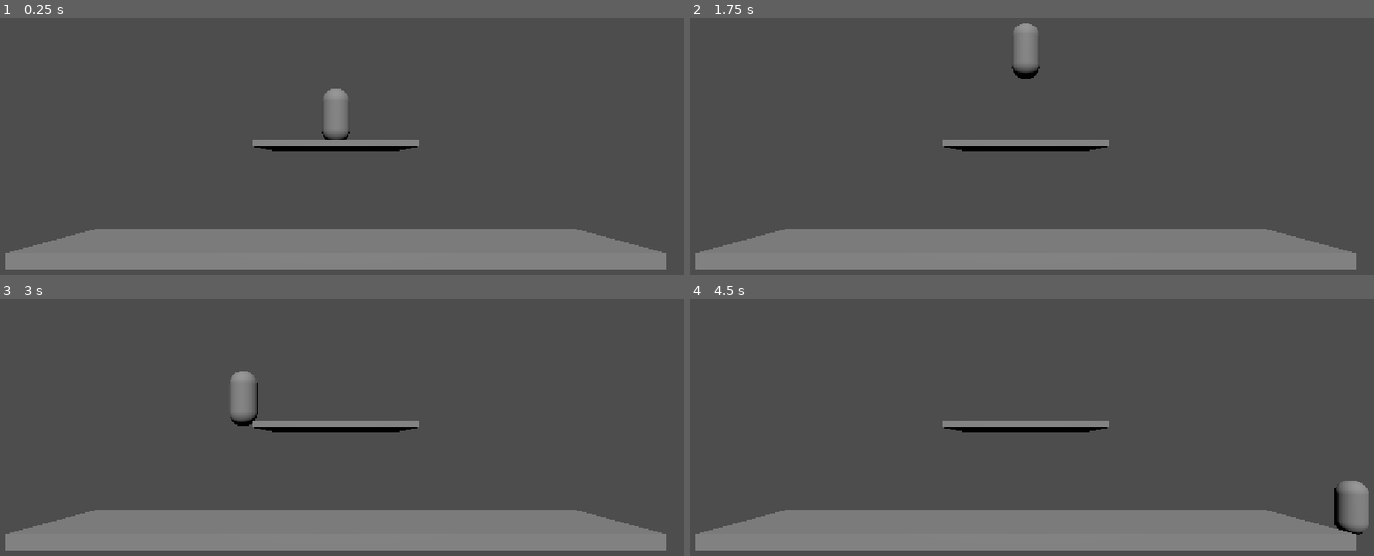
Above: before the commit, frames 1-4 (two rows, left to right).
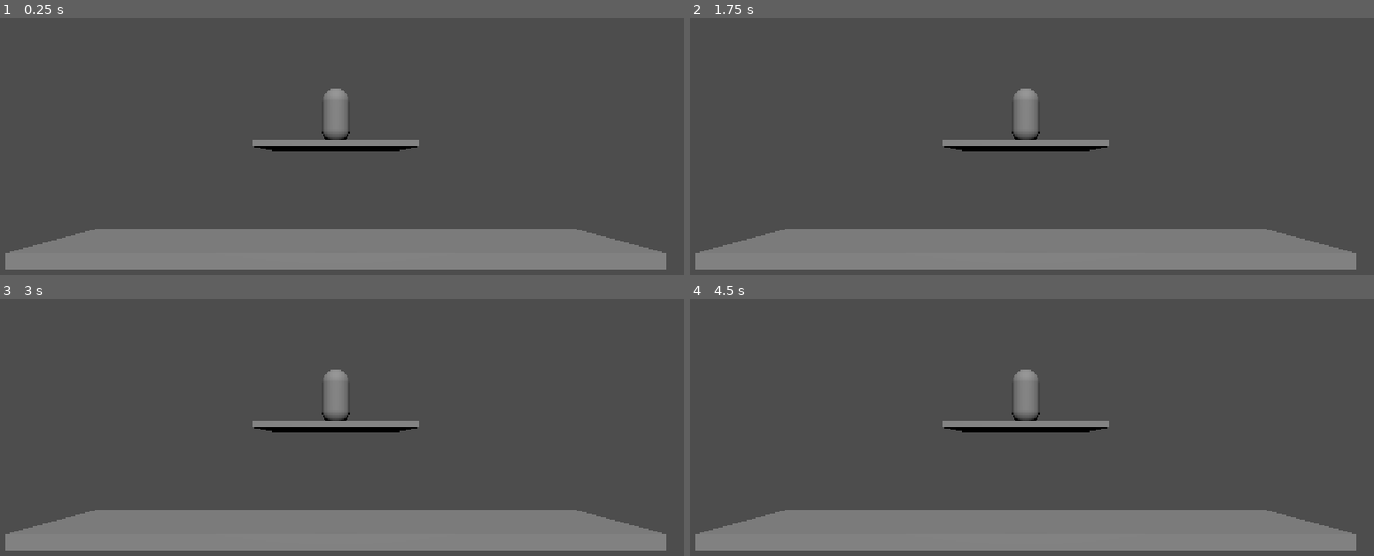
Above: after the commit, the same moments.

Repository: Verymadlibrarian/aura-sniffeur
Game: Godot game, scene res://Scenes/stage.tscn
Same seed, same stepped clock (60 frames per second), same inputs: the game is played once before the commit and once after it.
Inputs:
- Up to frame 1 (0.25 s): no input
- Up to frame 2 (1.75 s): tap Enter at 0.5 s; hold Shift (Bumper, bound only after the commit) 0.53-1.28 s; tap Space (jamp) at 0.6, 1.55 s; tap Shift (Bumper, bound only after the commit) at 1.35 s
- Up to frame 3 (3 s): hold Shift (Bumper, bound only after the commit) 2.03-2.78 s; tap Space (jamp) at 2.1 s; tap A (move_letf) at 2.85 s
- Up to frame 4 (4.5 s): tap Space (jamp) at 3.05 s; hold D (move_ritgh) 3.53-4.28 s; tap Shift (Bumper, bound only after the commit) at 3.8, 4.35 s

The runs differ from the first frame. In frame 1, less than 0.1% of the frame differs, in the area x 47-51%, y 30-47%; in frame 2, 1.2%; in frame 3, 1.2%; in frame 4, 1.4%, in the area x 47-100%, y 27-92%.

Commit message:
anims but en fait non + thomas a fait s'envoler la ville

Diff:
--- a/Scenes/perso_1.tscn
+++ b/Scenes/perso_1.tscn
@@ -13,12 +13,126 @@
 [ext_resource type="Script" uid="uid://dq4ysd66st3td" path="res://Scripts/init_jump.gd" id="10_snb1k"]
 [ext_resource type="Script" uid="uid://b6yqrost1dcj7" path="res://Scripts/dash.gd" id="11_hgu2h"]
 [ext_resource type="Script" uid="uid://cpf7pbb3pvnsh" path="res://Scripts/run_turn.gd" id="12_58y86"]
+[ext_resource type="Script" uid="uid://cmham1isu3sq2" path="res://Scripts/shield.gd" id="13_6kw3d"]
 
 [sub_resource type="CapsuleShape3D" id="CapsuleShape3D_r2bk4"]
+radius = 0.0005
 
 [sub_resource type="CapsuleMesh" id="CapsuleMesh_r2bk4"]
+radius = 0.4925
+
+[sub_resource type="Animation" id="Animation_7ynoy"]
+resource_name = "Dash"
+length = 0.001
+tracks/0/type = "rotation_3d"
+tracks/0/imported = false
+tracks/0/enabled = true
+tracks/0/path = NodePath(".")
+tracks/0/interp = 1
+tracks/0/loop_wrap = true
+tracks/0/keys = PackedFloat32Array(0, 1, 0, 0, -0.48027962, 0.87711537, 1, 1, 0, 0, -0.48027962, 0.87711537)
+
+[sub_resource type="Animation" id="Animation_58y86"]
+resource_name = "Idle"
+length = 0.001
+tracks/0/type = "rotation_3d"
+tracks/0/imported = false
+tracks/0/enabled = true
+tracks/0/path = NodePath(".")
+tracks/0/interp = 1
+tracks/0/loop_wrap = true
+tracks/0/keys = PackedFloat32Array(0, 1, 0, 0, 0, 1, 1, 1, 0, 0, 0, 1)
+
+[sub_resource type="Animation" id="Animation_oh84v"]
+resource_name = "InAir"
+tracks/0/type = "rotation_3d"
+tracks/0/imported = false
+tracks/0/enabled = true
+tracks/0/path = NodePath(".")
+tracks/0/interp = 1
+tracks/0/loop_wrap = true
+tracks/0/keys = PackedFloat32Array()
+
+[sub_resource type="Animation" id="Animation_1vjxo"]
+resource_name = "Init_Jump"
+length = 0.1
+tracks/0/type = "rotation_3d"
+tracks/0/imported = false
+tracks/0/enabled = true
+tracks/0/path = NodePath(".")
+tracks/0/interp = 1
+tracks/0/loop_wrap = true
+tracks/0/keys = PackedFloat32Array(0, 1, 0, 0, 0, 1, 0.1, 1, 0, 0, 0, 1)
+tracks/1/type = "value"
+tracks/1/imported = false
+tracks/1/enabled = true
+tracks/1/path = NodePath("Hitbox/MeshInstance3D:mesh:height")
+tracks/1/interp = 1
+tracks/1/loop_wrap = true
+tracks/1/keys = {
+"times": PackedFloat32Array(0, 0.06666667, 0.09989602),
+"transitions": PackedFloat32Array(1, 1, 1),
+"update": 0,
+"values": [1.0, 1.0, 2.0]
+}
+
+[sub_resource type="Animation" id="Animation_6nig3"]
+length = 0.001
+tracks/0/type = "rotation_3d"
+tracks/0/imported = false
+tracks/0/enabled = true
+tracks/0/path = NodePath(".")
+tracks/0/interp = 1
+tracks/0/loop_wrap = true
+tracks/0/keys = PackedFloat32Array(0, 1, 0, 0, -0.09950329, 0.9950372)
+tracks/1/type = "value"
+tracks/1/imported = false
+tracks/1/enabled = true
+tracks/1/path = NodePath("Hitbox/MeshInstance3D:mesh:height")
+tracks/1/interp = 1
+tracks/1/loop_wrap = true
+tracks/1/keys = {
+"times": PackedFloat32Array(0),
+"transitions": PackedFloat32Array(1),
+"update": 0,
+"values": [2.0]
+}
+
+[sub_resource type="Animation" id="Animation_or40g"]
+resource_name = "Run"
+length = 0.001
+tracks/0/type = "rotation_3d"
+tracks/0/imported = false
+tracks/0/enabled = true
+tracks/0/path = NodePath(".")
+tracks/0/interp = 1
+tracks/0/loop_wrap = true
+tracks/0/keys = PackedFloat32Array(0, 1, 0, 0, -0.23944832, 0.9709091, 1, 1, 0, 0, -0.23944832, 0.9709091)
+
+[sub_resource type="Animation" id="Animation_6kw3d"]
+resource_name = "Walk"
+length = 0.001
+tracks/0/type = "rotation_3d"
+tracks/0/imported = false
+tracks/0/enabled = true
+tracks/0/path = NodePath(".")
+tracks/0/interp = 1
+tracks/0/loop_wrap = true
+tracks/0/keys = PackedFloat32Array(0, 1, 0, 0, -0.09950329, 0.9950372, 1, 1, 0, 0, -0.09950331, 0.9950372)
+
+[sub_resource type="AnimationLibrary" id="AnimationLibrary_6kw3d"]
+_data = {
+&"Dash": SubResource("Animation_7ynoy"),
+&"Idle": SubResource("Animation_58y86"),
+&"InAir": SubResource("Animation_oh84v"),
+&"Init_Jump": SubResource("Animation_1vjxo"),
+&"RESET": SubResource("Animation_6nig3"),
+&"Run": SubResource("Animation_or40g"),
+&"Walk": SubResource("Animation_6kw3d")
+}
 
 [node name="perso1" type="CharacterBody3D" unique_id=1913145225]
+transform = Transform3D(0.9801982, 0.19801898, 0, -0.19801898, 0.9801982, 0, 0, 0, 1, 0, 0, 0)
 collision_mask = 2
 script = ExtResource("1_4bxhp")
 
@@ -66,7 +180,13 @@
 [node name="RunTurn" type="Node" parent="Statemachine" unique_id=1301105685]
 script = ExtResource("12_58y86")
 
+[node name="Shield" type="Node" parent="Statemachine" unique_id=1186940147]
+script = ExtResource("13_6kw3d")
+
 [node name="PlatteformeCollider" type="RayCast3D" parent="." unique_id=1091858090]
 transform = Transform3D(1, 0, 0, 0, 1, 0, 0, 0, 1, 0, -0.63271356, 0)
 collision_mask = 3
 script = ExtResource("3_gvmn0")
+
+[node name="AnimationPlayer" type="AnimationPlayer" parent="." unique_id=123271679]
+libraries/ = SubResource("AnimationLibrary_6kw3d")
--- a/Scripts/dash.gd
+++ b/Scripts/dash.gd
@@ -2,8 +2,10 @@
 
 var direct
 @onready var state_machine: StateMachine = get_parent()
+@onready var animation_player: AnimationPlayer = $"../../AnimationPlayer"
 
 func enter() -> void:
+	#animation_player.play("Dash")
 	owner.velocity.x = owner.direction/abs(owner.direction) * owner.dash_speed
 	direct = owner.direction / abs(owner.direction)
 	pass
--- a/Scripts/default.gd
+++ b/Scripts/default.gd
@@ -2,6 +2,7 @@
 
 
 @onready var state_machine: StateMachine = get_parent()
+@onready var animation_player: AnimationPlayer = $AnimationPlayer
 
 func enter() -> void:
 	pass
--- a/Scripts/idle.gd
+++ b/Scripts/idle.gd
@@ -2,8 +2,10 @@
 
 @onready var player: CharacterBody3D = owner
 @onready var state_machine: StateMachine = get_parent()
+@onready var animation_player: AnimationPlayer = $"../../AnimationPlayer"
 
 func enter() -> void:
+	animation_player.play("Idle")
 	owner.djump = 1
 	owner.velocity.x = 0
 	pass
@@ -25,4 +27,7 @@
 	if not owner.is_on_floor():
 		state_machine.transition_to("InAir")
 
+	if Input.is_action_pressed("Bumper"):
+		state_machine.transition_to("Shield")
+
 	pass
--- a/Scripts/init_jump.gd
+++ b/Scripts/init_jump.gd
@@ -2,16 +2,16 @@
 
 
 @onready var state_machine: StateMachine = get_parent()
+@onready var animation_player: AnimationPlayer = $"../../AnimationPlayer"
 
 func enter() -> void:
+	animation_player.play("Init_Jump")
 	pass
 
 # Called every physics frame while this state is active
 func physics_update(delta: float) -> void:
 	if state_machine.frames > 3:
 		state_machine.transition_to("Jumping")
-		print("2")
 	elif Input.is_action_just_released("jamp") :
 			state_machine.transition_to("ShortHop")
-			print("1")
 	pass
--- a/Scripts/run_turn.gd
+++ b/Scripts/run_turn.gd
@@ -6,17 +6,21 @@
 
 func enter() -> void:
 	owner.velocity.x /= 2
-	direct = owner.direction / abs(owner.direction)
+	direct = owner.velocity.x/abs(owner.velocity.x)
 	pass
 
 # Called every physics frame while this state is active
 func physics_update(delta: float) -> void:
-	if owner.direction == 0 and state_machine.frames < 3:
+	if Input.is_action_just_pressed("jamp") and owner.is_on_floor():
+			state_machine.transition_to("InitJump")
+
+	if owner.direction == 0 and state_machine.frames > 3:
 		state_machine.transition_to("Idle")
 
 	if state_machine.frames > 11:
-		if direct + owner.direction/abs(owner.direction) == 0:
-			state_machine.transition_to("Idle")
-		else:
-			state_machine.transition_to("Running")
+		if (owner.direction) :
+			if direct + owner.direction/abs(owner.direction) == 0:
+				state_machine.transition_to("Running")
+			else:
+				state_machine.transition_to("Idle")
 	pass
--- a/Scripts/running.gd
+++ b/Scripts/running.gd
@@ -4,8 +4,10 @@
 
 @onready var player: CharacterBody3D = owner
 @onready var state_machine: StateMachine = get_parent()
+@onready var animation_player: AnimationPlayer = $"../../AnimationPlayer"
 
 func enter() -> void:
+	animation_player.play("Run")
 	direct = owner.direction / abs(owner.direction)
 	pass
 
@@ -13,8 +15,8 @@
 func physics_update(delta: float) -> void:
 	if Input.is_action_just_pressed("jamp") and owner.is_on_floor():
 		state_machine.transition_to("InitJump")
-	if direct + owner.direction/abs(owner.direction) == 0 or owner.direction == 0:
+	if owner.direction == 0 or direct + owner.direction/abs(owner.direction) == 0 :
 		state_machine.transition_to("RunTurn")
 
-	owner.velocity.x = owner.direction/abs(owner.direction) * owner.sprint_speed
+	owner.velocity.x = owner.direction * owner.sprint_speed
 	pass
--- /dev/null
+++ b/Scripts/shield.gd
@@ -0,0 +1,20 @@
+extends State
+
+
+@onready var state_machine: StateMachine = get_parent()
+
+func enter() -> void:
+	#vitesse a zero
+	#changement de layer du perso
+	#mise ena vant du layer du shield
+	pass
+
+# Called every physics frame while this state is active
+func physics_update(delta: float) -> void:
+	#si il lache l'input: drop le shield
+	#si il saute: va en intijump
+	#si il attaque: va en grab
+	#si il bouge le joystick: va en dodge
+	#si il se fait hit: jsp yet
+	#si le shield run out: va en shieldbreak
+	pass
--- a/Scripts/statemachine.gd
+++ b/Scripts/statemachine.gd
@@ -23,15 +23,43 @@
 	current_state.enter()
 
 func _physics_process(delta: float) -> void:
+	if Input.is_action_just_pressed("jamp"):
+		print("Jump")
+
 	new_frame = frames
 
 	owner.direction = Input.get_axis("move_letf", "move_ritgh")
+
+	if owner.direction > 0 :
+		if not owner.turned:
+			pass
+		else:
+			owner.turned = 0
+			print("Rotation : ", owner.rotation.y)
+	elif owner.direction < 0:
+		if owner.turned == 1:
+			pass
+		else:
+			owner.turned = 1
+			print("Rotation : ", owner.rotation.y)
+
+	if owner.turned:
+		owner.rotation.y = deg_to_rad(180)
+
+	else:
+		owner.rotation.y = deg_to_rad(0)
+
+
+
+
+
 	current_state.physics_update(delta)
 	if not owner.is_on_floor():
 		owner.velocity.y -= owner.gravity / 3
-	print("Velocity: ", owner.velocity.x)
+	#print("Velocity: ", owner.velocity.x)
 	owner.move_and_slide()
 	#print(current_state)
+	#print("Direction : ", owner.direction)
 	frame()
 	#print((frames-new_frame)/delta)
 
--- a/Scripts/stats.gd
+++ b/Scripts/stats.gd
@@ -11,3 +11,4 @@
 var fall_speed_ceiling = -18
 var direction = 0
 var firction = 1
+var turned = 0
--- a/Scripts/walking.gd
+++ b/Scripts/walking.gd
@@ -2,8 +2,10 @@
 
 @onready var player: CharacterBody3D = owner
 @onready var state_machine: StateMachine = get_parent()
+@onready var animation_player: AnimationPlayer = $"../../AnimationPlayer"
 
 func enter() -> void:
+	animation_player.play("Walk")
 	pass
 
 # Called every physics frame while this state is active
@@ -14,5 +16,5 @@
 	if Input.is_action_just_pressed("jamp") and owner.is_on_floor():
 		state_machine.transition_to("InitJump")
 
-	owner.velocity.x = owner.direction/abs(owner.direction) * owner.walk_speed
+	owner.velocity.x = owner.direction * owner.walk_speed
 	pass
--- a/project.godot
+++ b/project.godot
@@ -44,6 +44,12 @@
 , Object(InputEventJoypadButton,"resource_local_to_scene":false,"resource_name":"","device":-1,"button_index":3,"pressure":0.0,"pressed":false,"script":null)
 ]
 }
+Bumper={
+"deadzone": 0.2,
+"events": [Object(InputEventKey,"resource_local_to_scene":false,"resource_name":"","device":-1,"window_id":0,"alt_pressed":false,"shift_pressed":false,"ctrl_pressed":false,"meta_pressed":false,"pressed":false,"keycode":0,"physical_keycode":4194325,"key_label":0,"unicode":0,"location":0,"echo":false,"script":null)
+, Object(InputEventJoypadMotion,"resource_local_to_scene":false,"resource_name":"","device":-1,"axis":5,"axis_value":1.0,"script":null)
+]
+}
 
 [physics]
 
Not shown, added: Scripts/shield.gd.uid
